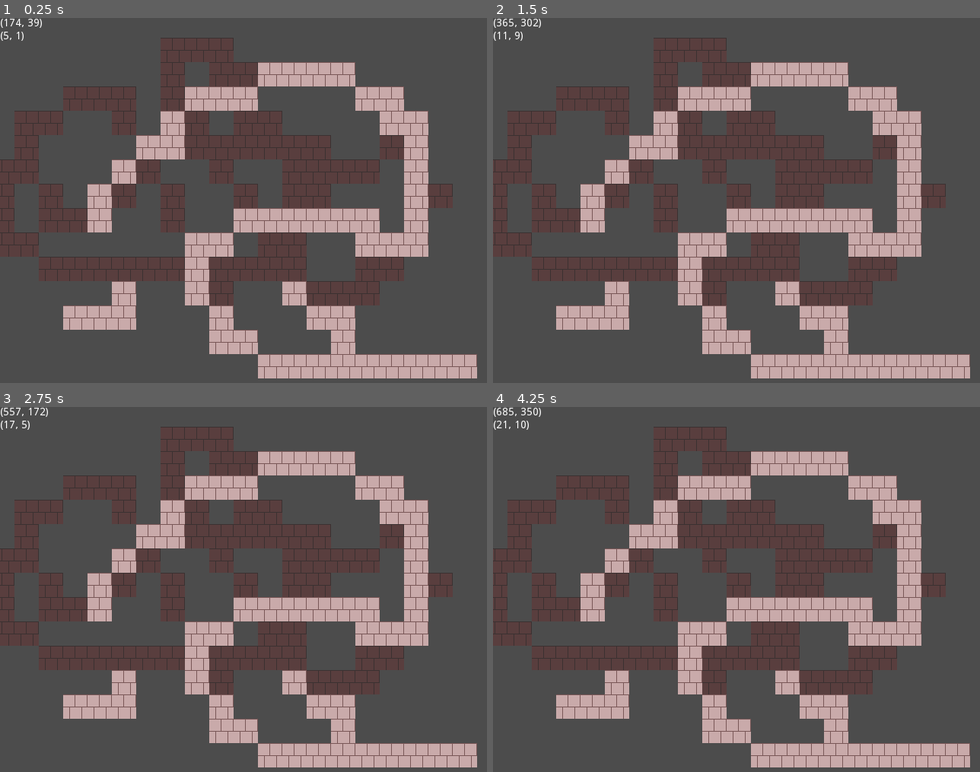
Above: before the commit, frames 1-4 (two rows, left to right).
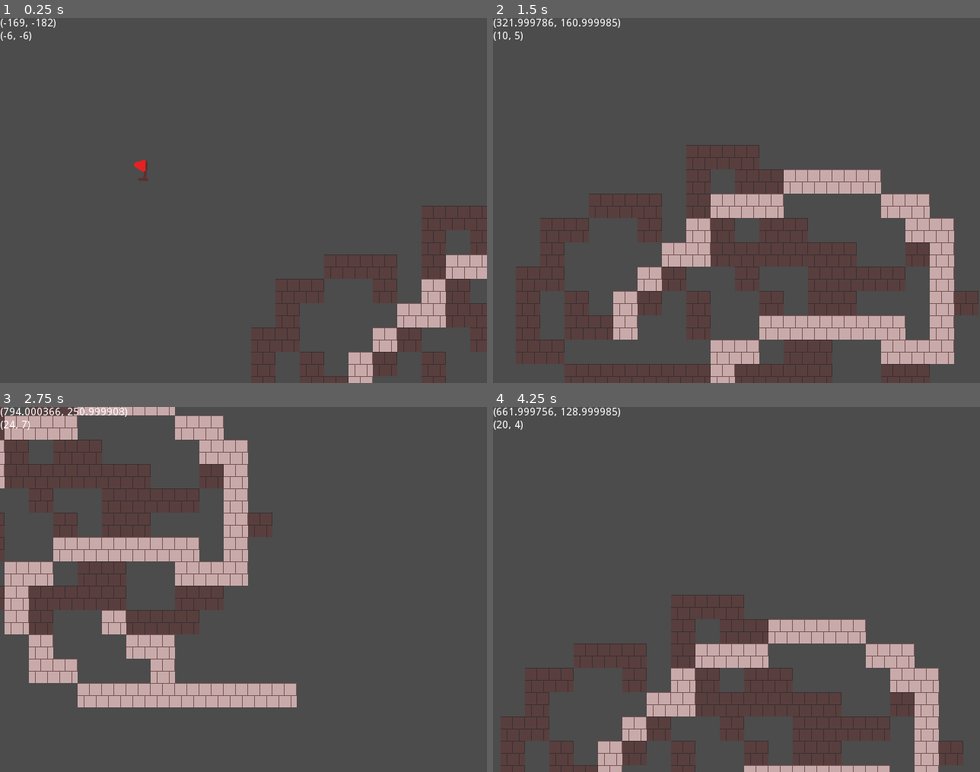
Above: after the commit, the same moments.

Repository: heroofhyla/tile-map-mouse-test
Game: Godot game, scene res://Game.tscn
The game is run twice, just before and just after one commit, with the same random seed, the same clock (stepped at 60 frames per second) and the same inputs.
Inputs (mouse positions are in pixels of both pictures, inside the frame that each line leads up to):
- Up to frame 1 (0.25 s): no input
- Up to frame 2 (1.5 s): tap Enter at 0.5 s; move the mouse to (843, 182) at 0.52 s; hold Right (ui_right) 0.53-1.28 s; move the mouse to (639, 218) at 1.27 s; hold Down (ui_down) from 1.28 s (still down)
- Up to frame 3 (2.75 s): move the mouse to (292, 509) at 2.02 s; release Down (ui_down) at 2.03 s; hold Right (ui_right) from 2.03 s (still down)
- Up to frame 4 (4.25 s): move the mouse to (712, 662) at 2.77 s; release Right (ui_right) at 2.78 s; hold Up (ui_up) 2.78-3.53 s; move the mouse to (882, 644) at 3.52 s; hold Left (ui_left) from 3.53 s (still down)

The runs differ from the first frame. In frame 1, 23% of the frame differs, in the area x 0-100%, y 0-100%; in frame 2, 28%; in frame 3, 32%, in the area x 0-98%, y 0-99%; in frame 4, 27%.

Commit message:
Camera control, flag

Diff:
--- /dev/null
+++ b/godot/ControllableCamera.gd
@@ -0,0 +1,12 @@
+extends Camera2D
+const speed = 400
+
+func _physics_process(delta):
+	if Input.is_action_pressed("ui_left"):
+		position.x -= speed * delta
+	if Input.is_action_pressed("ui_right"):
+		position.x += speed * delta
+	if Input.is_action_pressed("ui_up"):
+		position.y -= speed * delta
+	if Input.is_action_pressed("ui_down"):
+		position.y += speed * delta
--- a/godot/Game.tscn
+++ b/godot/Game.tscn
@@ -1,8 +1,9 @@
-[gd_scene load_steps=5 format=2]
+[gd_scene load_steps=6 format=2]
 
 [ext_resource path="res://tile.png" type="Texture" id=1]
 [ext_resource path="res://Game.gd" type="Script" id=2]
 [ext_resource path="res://MouseTracker.gd" type="Script" id=3]
+[ext_resource path="res://ControllableCamera.gd" type="Script" id=4]
 
 [sub_resource type="TileSet" id=1]
 0/name = "tile.png 0"
@@ -33,6 +34,20 @@
 1/shape_one_way_margin = 0.0
 1/shapes = [  ]
 1/z_index = 0
+2/name = "tile.png 2"
+2/texture = ExtResource( 1 )
+2/tex_offset = Vector2( 0, 0 )
+2/modulate = Color( 1, 1, 1, 1 )
+2/region = Rect2( 0, 96, 32, 32 )
+2/tile_mode = 0
+2/occluder_offset = Vector2( 0, 0 )
+2/navigation_offset = Vector2( 0, 0 )
+2/shape_offset = Vector2( 0, 0 )
+2/shape_transform = Transform2D( 1, 0, 0, 1, 0, 0 )
+2/shape_one_way = false
+2/shape_one_way_margin = 0.0
+2/shapes = [  ]
+2/z_index = 0
 
 [node name="Game" type="Node2D"]
 script = ExtResource( 2 )
@@ -41,12 +56,12 @@
 tile_set = SubResource( 1 )
 cell_size = Vector2( 32, 32 )
 format = 1
-tile_data = PoolIntArray( 131084, 0, 0, 131085, 0, 0, 131086, 0, 0 …(1612 unchanged characters)…
+tile_data = PoolIntArray( 0, 2, 0, 131084, 0, 0, 131085, 0, 0, 131086, 0, 0 …(1612 unchanged characters)…
 
 [node name="Camera2D" type="Camera2D" parent="."]
-position = Vector2( 173, 38 )
-anchor_mode = 0
+position = Vector2( 150, 57 )
 current = true
+script = ExtResource( 4 )
 
 [node name="CanvasLayer" type="CanvasLayer" parent="."]
 
Binary file changed: godot/tile.png
